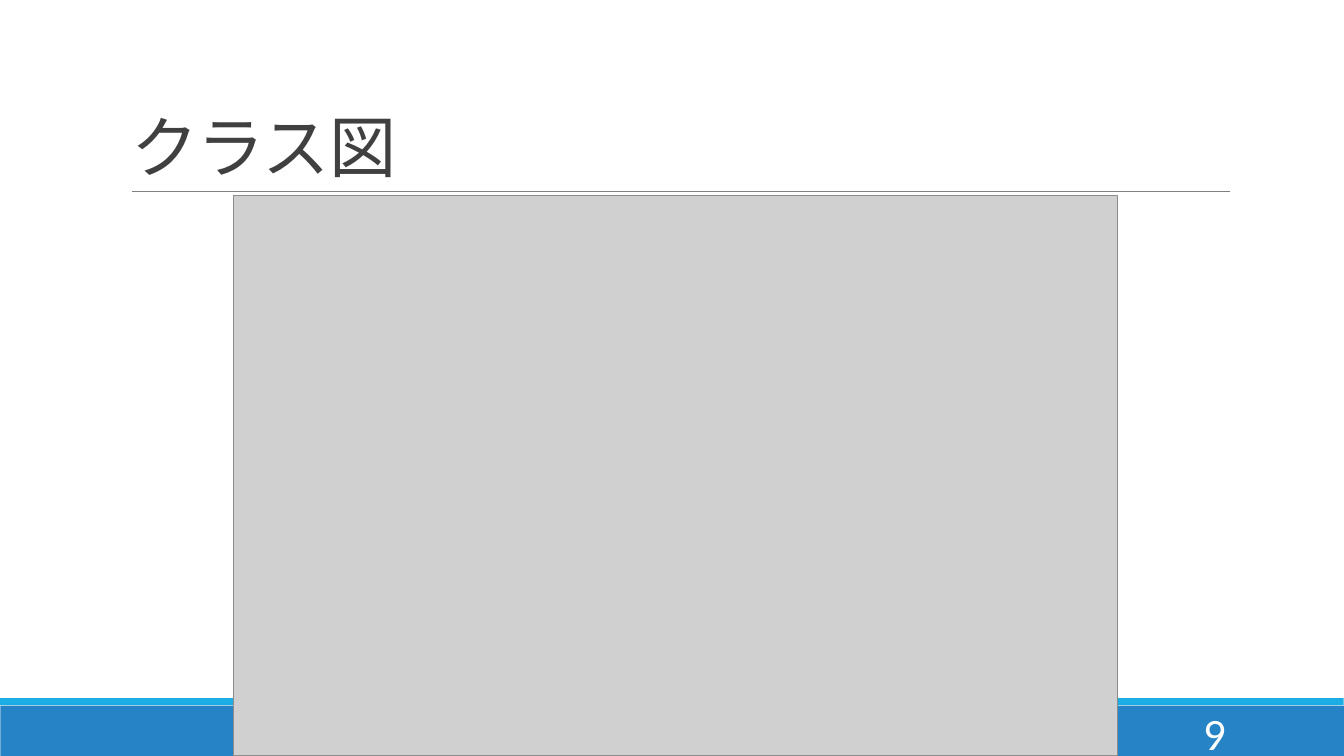
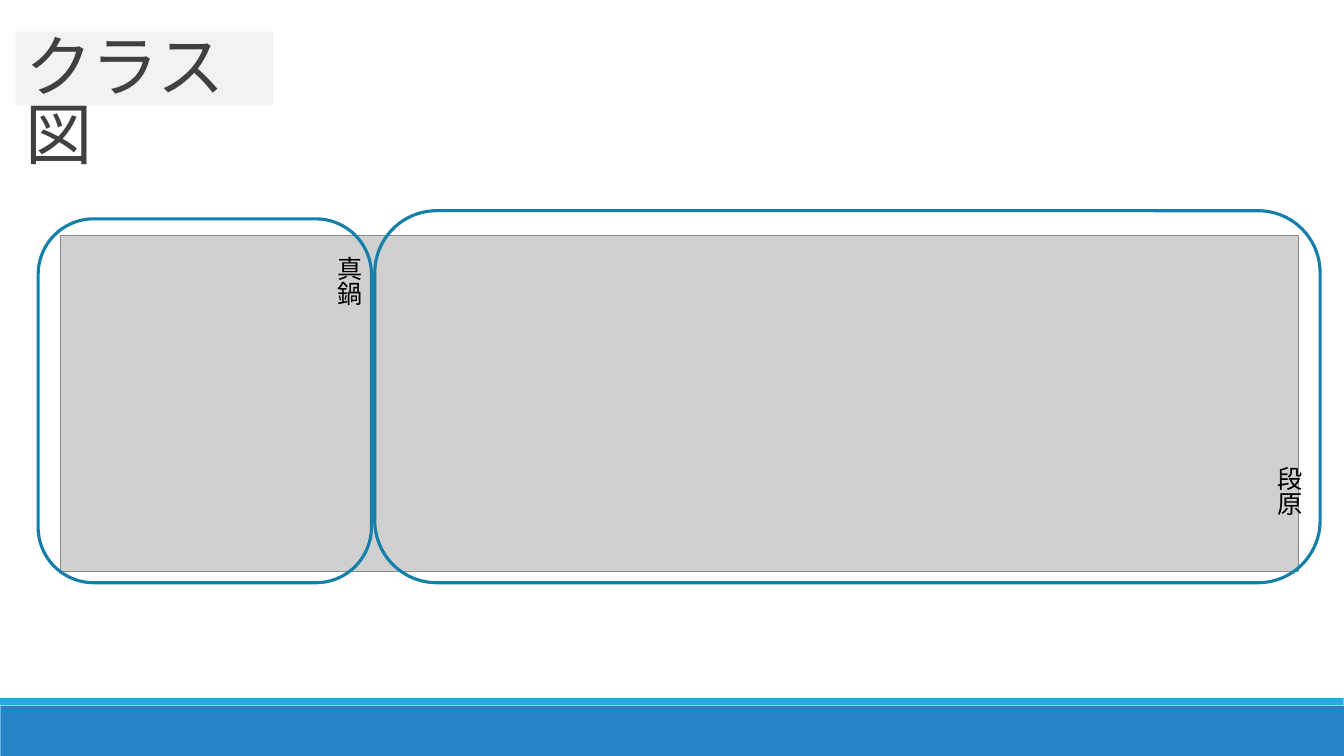
Before and after one commit to DJ956/YoloBarcodeReader, a slide deck: slide 10 of プレゼン/enpit.pptx. Drawn at 1344x756 pixels with LibreOffice and Linux fonts; fonts in the diff are those of the drawing; grey boxes stand for pictures. Boxes give left, top, right and bottom in pixels: in the first picture for what was removed or moved away, otherwise in the second. Text is boxed around its words. In the diff, an @@ line names an element or a change of style, - is before the commit and + after.

```diff
--- a/プレゼン/enpit.pptx
+++ b/プレゼン/enpit.pptx
@@ rectangle "クラス図": place and size @@
-rectangle "クラス図" at <box>131,118,396,177</box>
+rectangle "クラス図" at <box>15,31,273,105</box>
@@ rectangle "クラス図" at <box>15,31,273,105</box>: vertical alignment bottom to top; fill none to #F2F2F2 @@
@@ line removed from (132, 192) to (1231, 192) @@
@@ picture removed at <box>233,196,1117,756</box> @@
@@ rounded rectangle added at <box>38,219,372,583</box>, outline #1580A9 2.25 pt @@
@@ picture added at <box>60,235,1299,572</box> @@
@@ rounded rectangle added at <box>375,211,1321,583</box>, outline #1580A9 2.25 pt @@
@@ text added at <box>337,256,362,305</box>, 18 pt, text #000000 @@
+真鍋
@@ text added at <box>1277,462,1302,520</box>, 18 pt, text #000000 @@
+段原
@@ page number removed at <box>1203,721,1226,750</box> @@
-9
```
Also in this commit, not shown: 7 other slides changed.
